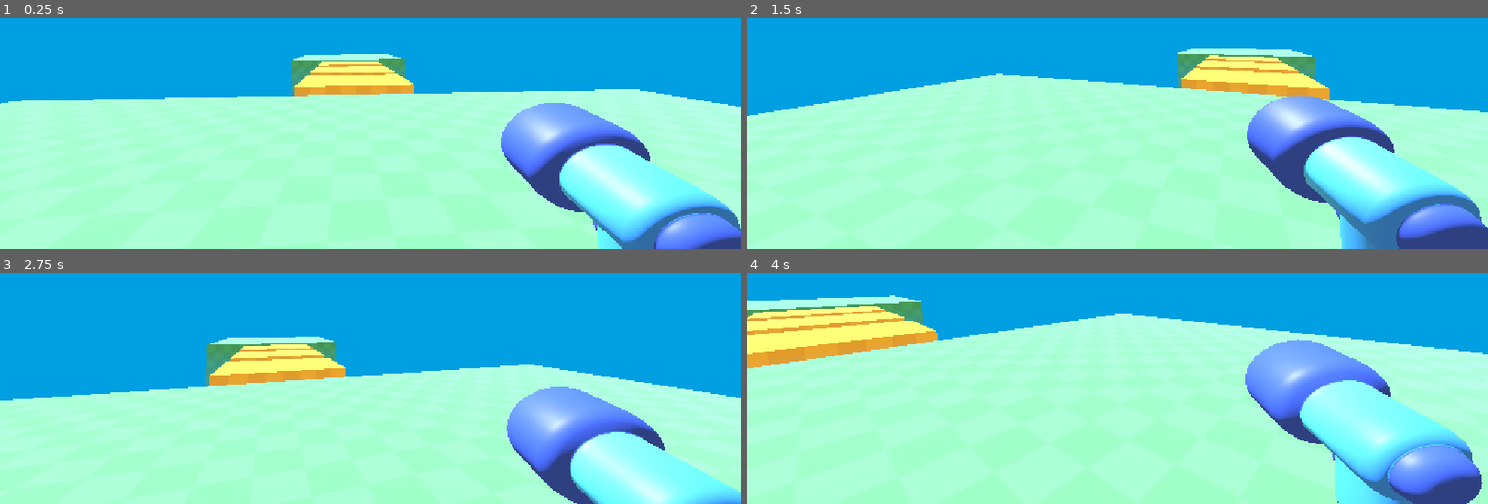
Above: before the commit, frames 1-4 (two rows, left to right).
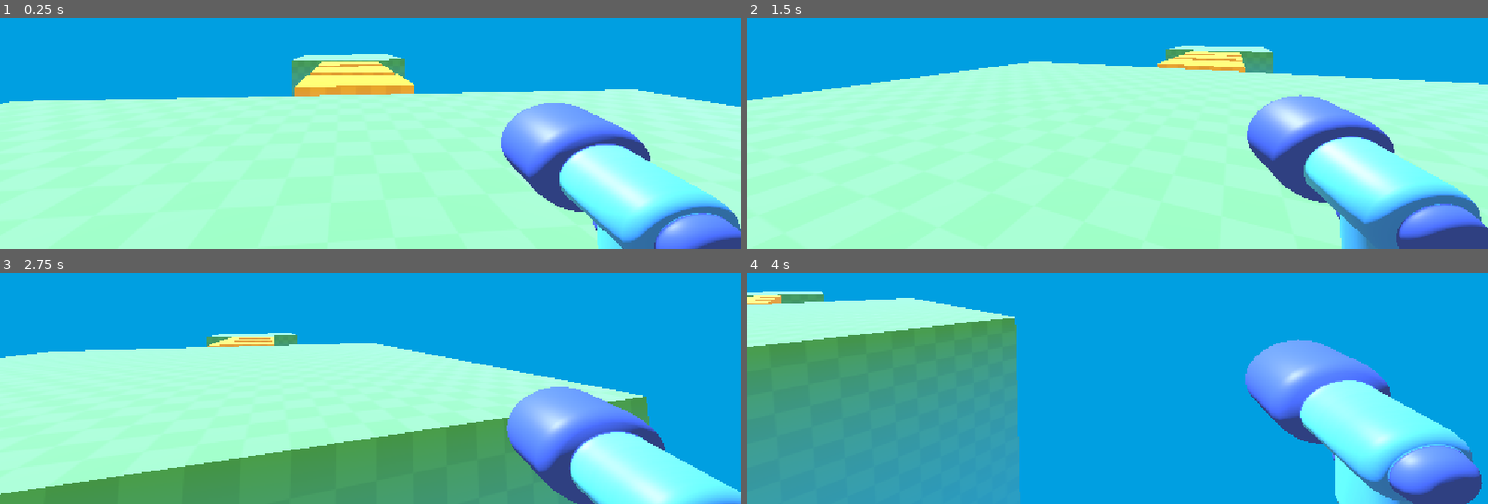
Above: after the commit, the same moments.

Repository: jaysinghtm24-prog/Project-3D
Game: Godot game, scene res://level/temporary_level.tscn
Two runs of this game, one before a commit and one after it. Both use one fixed random seed, a clock stepped at 60 frames per second and the inputs below.
Inputs (mouse positions are in pixels of both pictures, inside the frame that each line leads up to):
- Up to frame 1 (0.25 s): no input
- Up to frame 2 (1.5 s): tap Enter at 0.5 s; move the mouse to (1154, 38) at 0.52 s; hold W (move_forward, bound only after the commit) from 0.53 s (still down); move the mouse to (1080, 43) at 1.27 s
- Up to frame 3 (2.75 s): keep holding W (move_forward, bound only after the commit); move the mouse to (385, 289) at 2.02 s
- Up to frame 4 (4 s): keep holding W (move_forward, bound only after the commit); move the mouse to (1110, 303) at 2.77 s; move the mouse to (1169, 300) at 3.52 s

The runs differ from the first frame. In frame 1, 0.2% of the frame differs, in the area x 0-100%, y 15-39%; in frame 2, 9.3%; in frame 3, 31%; in frame 4, 66%, in the area x 0-100%, y 8-100%.

Commit message:
Add mouse and playerv movement

Diff:
--- a/player.gd
+++ b/player.gd
@@ -11,3 +11,25 @@
 		%Camera3D.rotation_degrees.x = clamp(
 			%Camera3D.rotation_degrees.x , -60 ,60
 			)
+	elif event.is_action_pressed("ui_cancel"):
+		Input.set_mouse_mode(Input.MOUSE_MODE_VISIBLE)
+
+
+func _physics_process(delta):
+	const SPEED = 5.5
+
+	var input_direction_2D = Input.get_vector(
+		"move_left","move_right","move_backward","move_forward"
+	)
+
+	var input_direction_3D = Vector3(
+		input_direction_2D.x,0.0,input_direction_2D.y
+		)
+
+	var direction = input_direction_3D * transform.basis
+
+
+	velocity.x = SPEED * direction.x
+	velocity.z = SPEED * direction.z
+
+	move_and_slide()
--- a/project.godot
+++ b/project.godot
@@ -20,6 +20,33 @@
 window/stretch/mode="canvas_items"
 window/stretch/aspect="expand"
 
+[input]
+
+move_left={
+"deadzone": 0.2,
+"events": [Object(InputEventKey,"resource_local_to_scene":false,"resource_name":"","device":-1,"window_id":0,"alt_pressed":false,"shift_pressed":false,"ctrl_pressed":false,"meta_pressed":false,"pressed":false,"keycode":0,"physical_keycode":65,"key_label":0,"unicode":97,"location":0,"echo":false,"script":null)
+, Object(InputEventKey,"resource_local_to_scene":false,"resource_name":"","device":-1,"window_id":0,"alt_pressed":false,"shift_pressed":false,"ctrl_pressed":false,"meta_pressed":false,"pressed":false,"keycode":0,"physical_keycode":4194319,"key_label":0,"unicode":0,"location":0,"echo":false,"script":null)
+]
+}
+move_right={
+"deadzone": 0.2,
+"events": [Object(InputEventKey,"resource_local_to_scene":false,"resource_name":"","device":-1,"window_id":0,"alt_pressed":false,"shift_pressed":false,"ctrl_pressed":false,"meta_pressed":false,"pressed":false,"keycode":0,"physical_keycode":68,"key_label":0,"unicode":100,"location":0,"echo":false,"script":null)
+, Object(InputEventKey,"resource_local_to_scene":false,"resource_name":"","device":-1,"window_id":0,"alt_pressed":false,"shift_pressed":false,"ctrl_pressed":false,"meta_pressed":false,"pressed":false,"keycode":0,"physical_keycode":4194321,"key_label":0,"unicode":0,"location":0,"echo":false,"script":null)
+]
+}
+move_forward={
+"deadzone": 0.2,
+"events": [Object(InputEventKey,"resource_local_to_scene":false,"resource_name":"","device":-1,"window_id":0,"alt_pressed":false,"shift_pressed":false,"ctrl_pressed":false,"meta_pressed":false,"pressed":false,"keycode":0,"physical_keycode":87,"key_label":0,"unicode":119,"location":0,"echo":false,"script":null)
+, Object(InputEventKey,"resource_local_to_scene":false,"resource_name":"","device":-1,"window_id":0,"alt_pressed":false,"shift_pressed":false,"ctrl_pressed":false,"meta_pressed":false,"pressed":false,"keycode":0,"physical_keycode":4194320,"key_label":0,"unicode":0,"location":0,"echo":false,"script":null)
+]
+}
+move_backward={
+"deadzone": 0.2,
+"events": [Object(InputEventKey,"resource_local_to_scene":false,"resource_name":"","device":-1,"window_id":0,"alt_pressed":false,"shift_pressed":false,"ctrl_pressed":false,"meta_pressed":false,"pressed":false,"keycode":0,"physical_keycode":83,"key_label":0,"unicode":115,"location":0,"echo":false,"script":null)
+, Object(InputEventKey,"resource_local_to_scene":false,"resource_name":"","device":-1,"window_id":0,"alt_pressed":false,"shift_pressed":false,"ctrl_pressed":false,"meta_pressed":false,"pressed":false,"keycode":0,"physical_keycode":4194322,"key_label":0,"unicode":0,"location":0,"echo":false,"script":null)
+]
+}
+
 [physics]
 
 3d/physics_engine="Jolt Physics"
